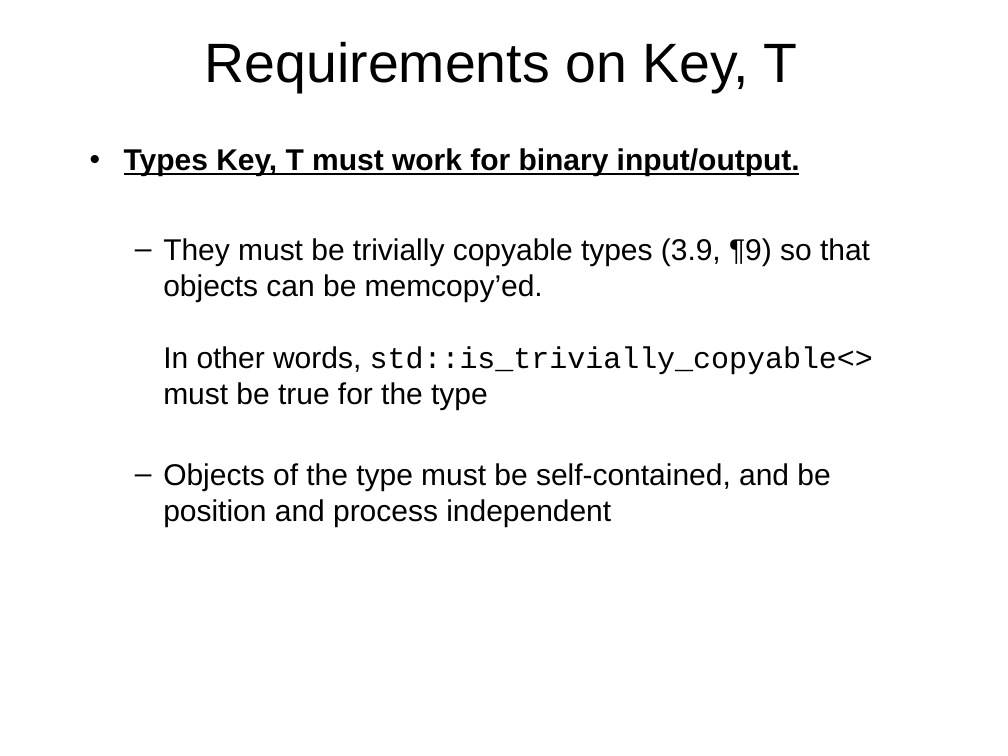
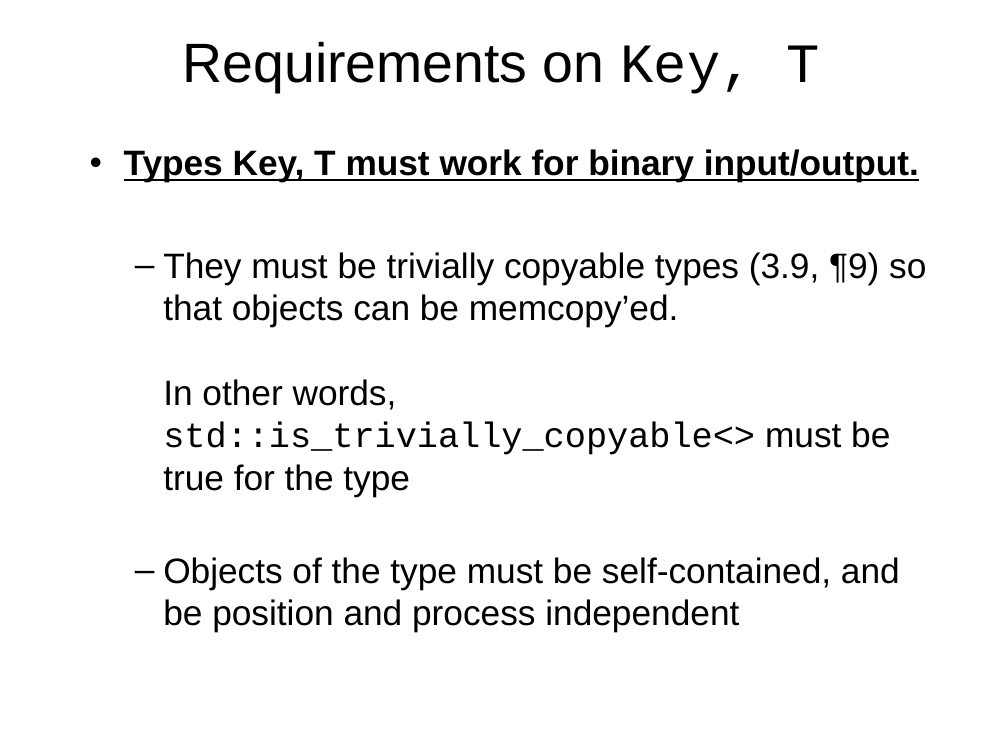
Before and after one commit to Beman/btree, a slide deck: slide 17 of libs/btree/doc/Proposed-B-tree-library.ppt (slide 16 before the commit). Drawn at 1008x756 pixels with LibreOffice and Linux fonts; fonts in the diff are those of the drawing; background and template pictures are left out. Boxes give left, top, right and bottom in pixels: in the first picture for what was removed or moved away, otherwise in the second. Text is boxed around its words. In the diff, an @@ line names an element or a change of style, - is before the commit and + after.

```diff
--- a/libs/btree/doc/Proposed-B-tree-library.ppt
+++ b/libs/btree/doc/Proposed-B-tree-library.ppt
@@ title "Requirements on Key, T" at [183,41,820,94]: font Arial to Courier New in "Key, T" @@
@@ text "Types Key, T must work ..." at [124,149,926,632]: size 23.8 to 28 pt @@
```
Also in this commit, not shown: 5 other slides changed, 2 slides added, 1 other file.
